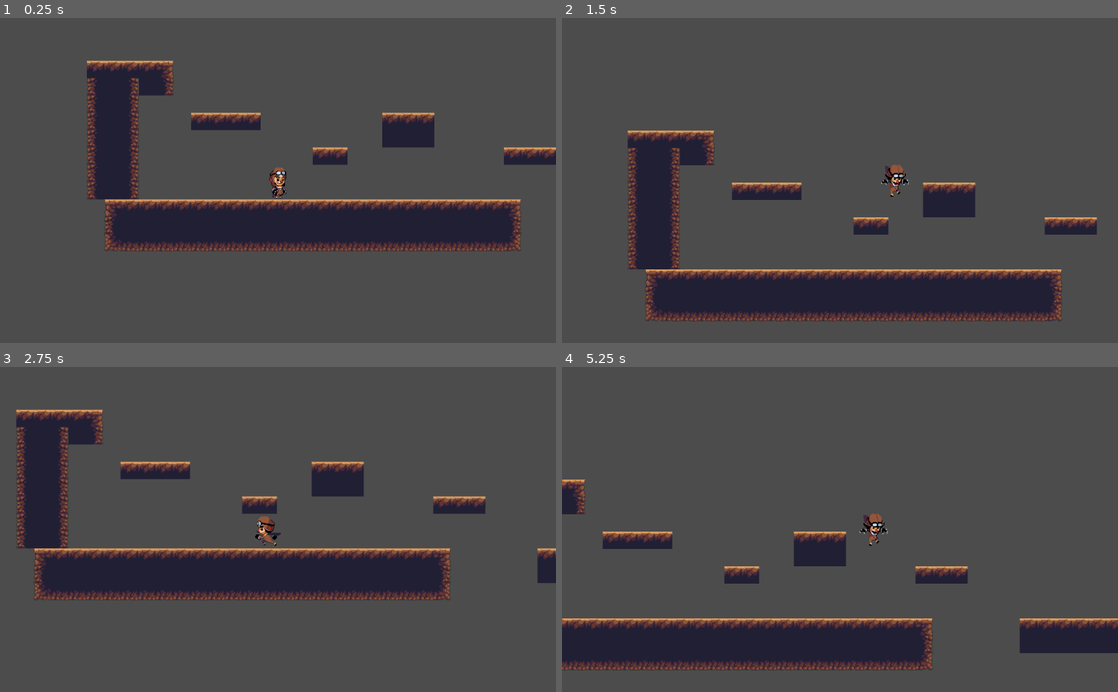
Above: before the commit, frames 1-4 (two rows, left to right).
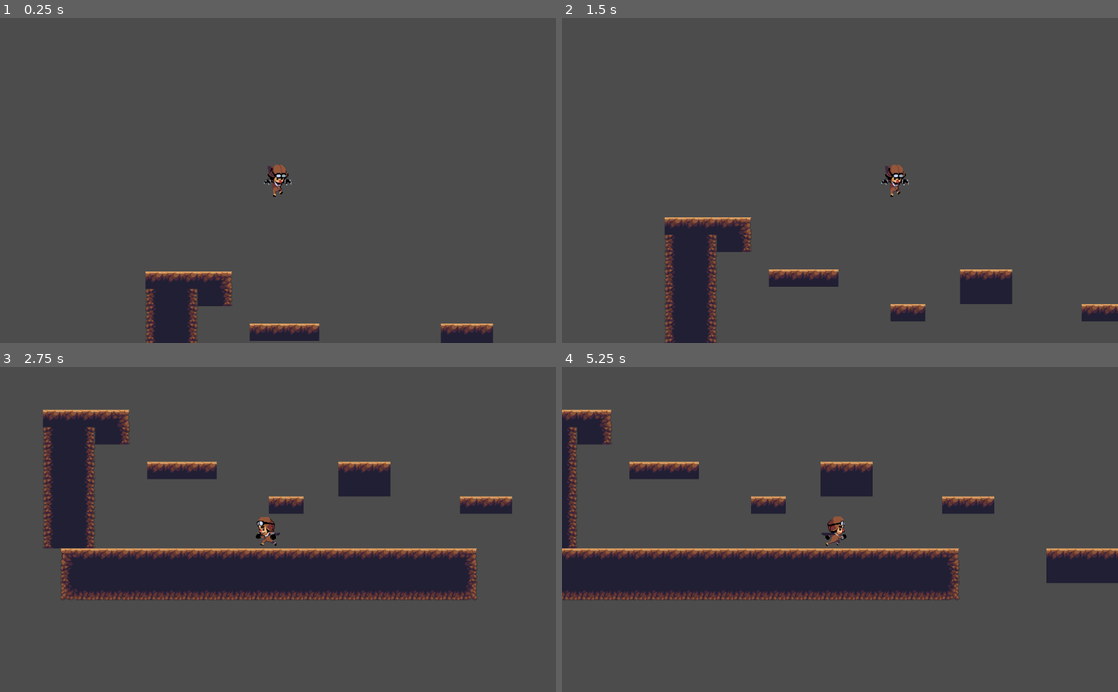
Above: after the commit, the same moments.

Repository: vishal-raj15/godot_game
Game: Godot game, scene res://world.tscn
The game is run twice, just before and just after one commit, with the same random seed, the same clock (stepped at 60 frames per second) and the same inputs.
Inputs:
- Up to frame 1 (0.25 s): no input
- Up to frame 2 (1.5 s): hold Right (ui_right) from 0.53 s (still down); tap Up (ui_up) at 0.77 s
- Up to frame 3 (2.75 s): tap Up (ui_up) at 1.52 s; release Right (ui_right) at 2.03 s; hold Left (ui_left) from 2.03 s (still down)
- Up to frame 4 (5.25 s): release Left (ui_left) at 2.78 s; hold Right (ui_right) 2.78-4.28 s; tap Up (ui_up) at 3.02, 3.77, 4.52 s; hold Left (ui_left) 4.28-5.03 s; hold Right (ui_right) from 5.03 s (still down)

The runs differ from the first frame. In frame 1, 23% of the frame differs, in the area x 15-100%, y 13-100%; in frame 2, 19%; in frame 3, 12%; in frame 4, 30%, in the area x 0-100%, y 13-94%.

Commit message:
updated tiles

Diff:
--- a/godot_pr/world.tscn
+++ b/godot_pr/world.tscn
@@ -44,7 +44,7 @@
 }
 
 [node name="player" type="KinematicBody2D" parent="."]
-position = Vector2( 448, 352 )
+position = Vector2( 340.256, -80.3826 )
 scale = Vector2( -1.16811, 1.08661 )
 script = ExtResource( 1 )
 __meta__ = {
